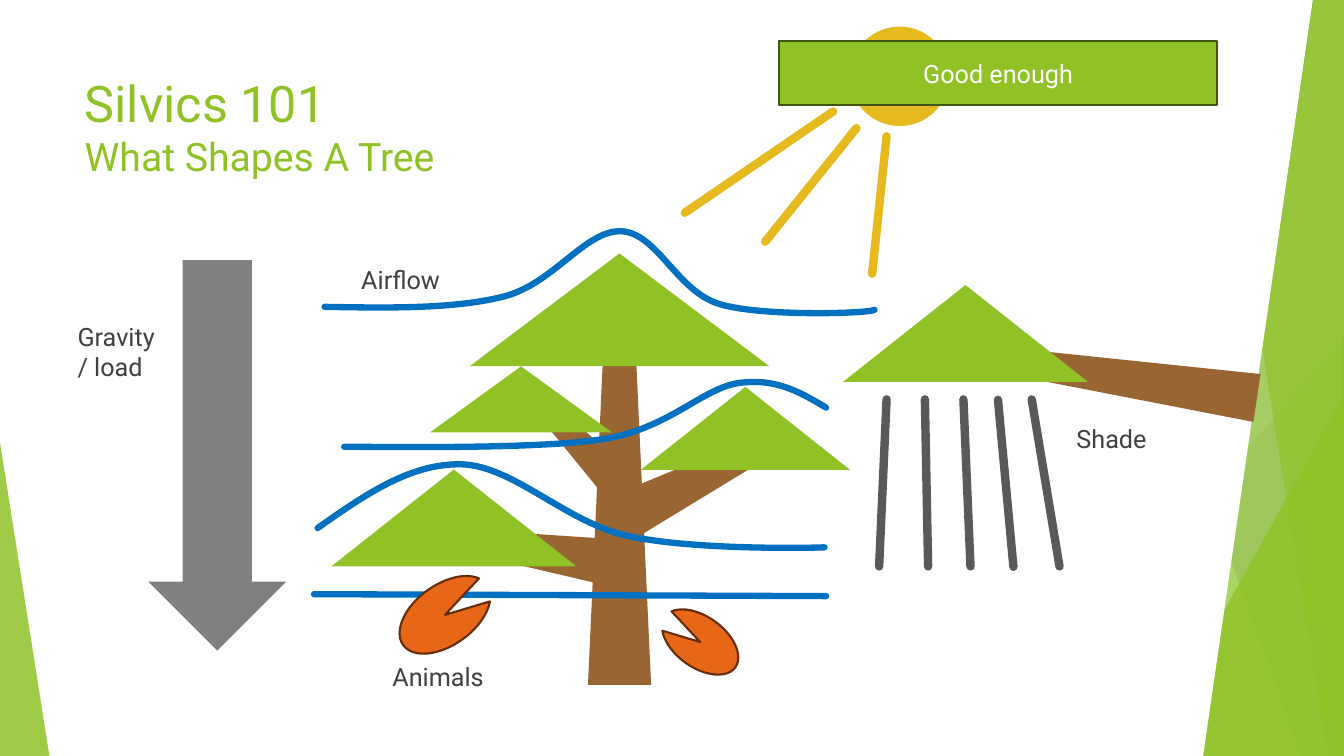
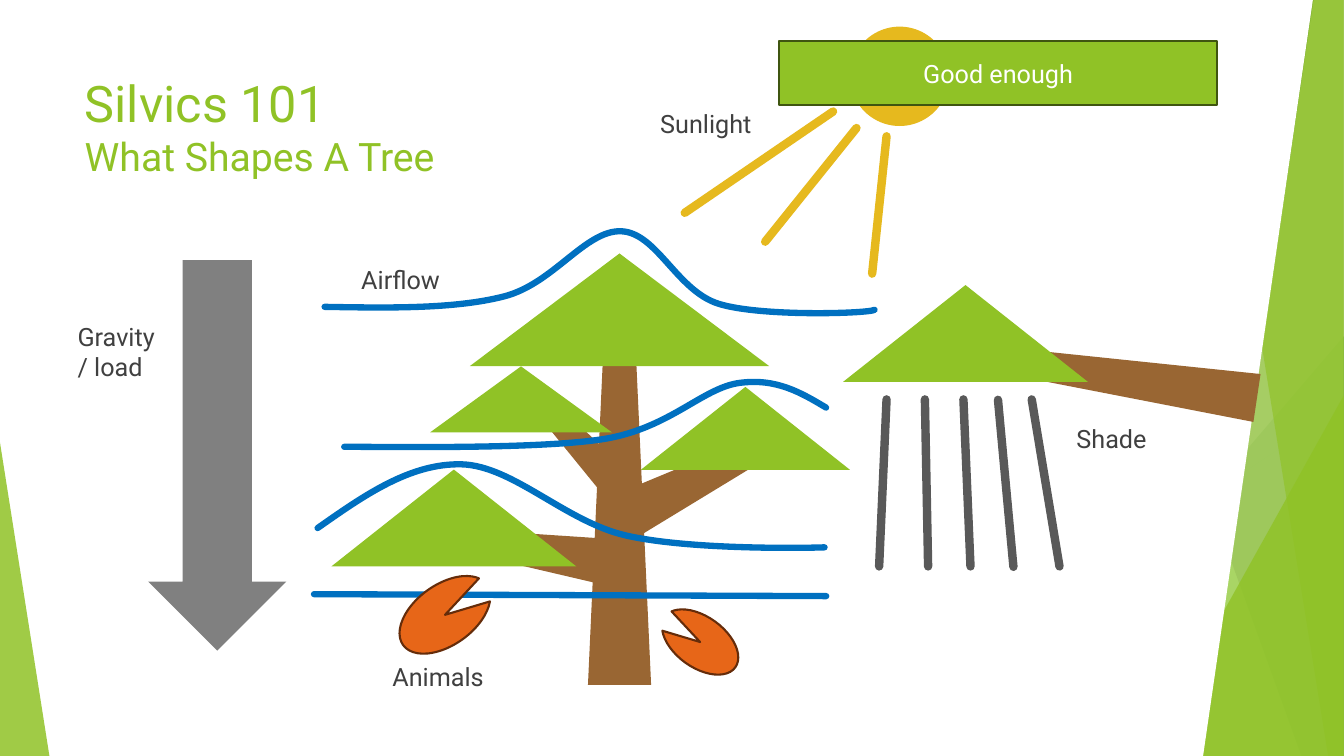
Before and after one commit to AlexLabram/Bonsai, a slide deck: slide 9 of WGCourse/Bonsai On A Budget (running).pptx. Drawn at 1344x756 pixels with LibreOffice and Linux fonts; fonts in the diff are those of the drawing. Boxes give left, top, right and bottom in pixels: in the first picture for what was removed or moved away, otherwise in the second. Text is boxed around its words. In the diff, an @@ line names an element or a change of style, - is before the commit and + after.

```diff
--- a/WGCourse/Bonsai On A Budget (running).pptx
+++ b/WGCourse/Bonsai On A Budget (running).pptx
@@ text added at box(660, 114, 751, 139), 18 pt, text #404040 @@
+Sunlight
```
Also in this commit, not shown: 5 other slides changed.
